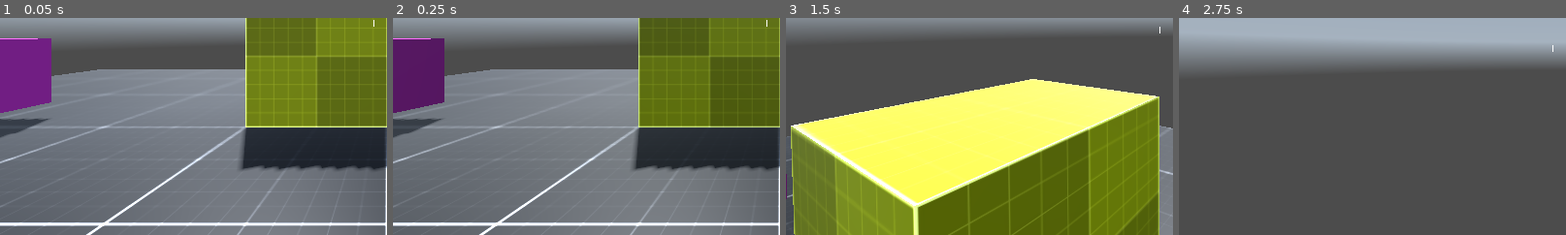
Above: before the commit, frames 1-4 (left to right).
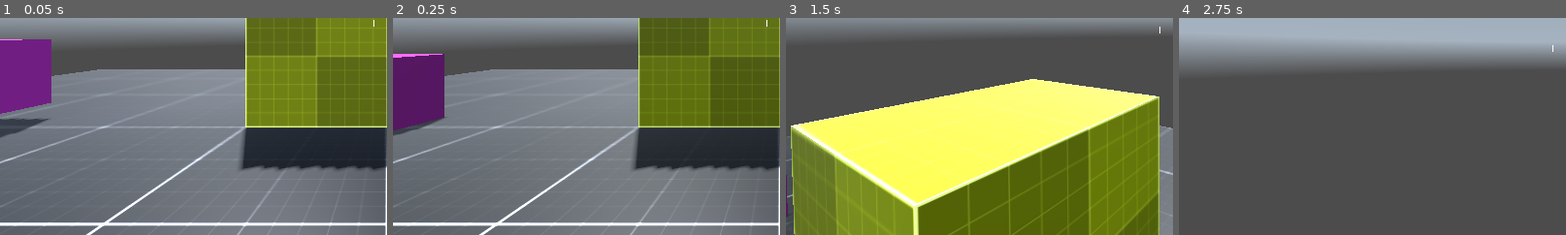
Above: after the commit, the same moments.

Repository: rafeeq-y/GameOff-Jam
Game: Godot game, scene res://levels/level_001.tscn
The game is run twice, just before and just after one commit, with the same random seed, the same clock (stepped at 60 frames per second) and the same inputs. A sky picture missing from this copy of the repository is replaced by a grey-blue gradient.
Inputs (mouse positions are % of the whole screen's width and height, from its top left):
- Up to frame 1 (0.05 s): no input
- Up to frame 2 (0.25 s): no input
- Up to frame 3 (1.5 s): tap Enter at 0.5 s; move the mouse to (55, 50) at 0.52 s; hold F (grab) 0.53-1.28 s; hold W (move_forward) from 0.53 s (still down); tap Space (jump) at 0.77 s; move the mouse to (45, 50) at 1.27 s; tap C (crouch) at 1.35 s
- Up to frame 4 (2.75 s): keep holding W (move_forward); tap Space (jump) at 1.52 s; tap F (grab) at 1.55 s; move the mouse to (52, 48) at 2.02 s; hold F (grab) from 2.03 s (still down); tap Q (dash) at 2.1 s
The pictures show only the part of the screen within x 0-50%, y 47-97%; the shares and areas given below are measured in that part.

The runs differ from the first frame. In frame 1, 0.1% of the frame differs, in the area x 0-14%, y 9-47%; in frame 2, 2.1%, in the area x 0-14%, y 9-55%; in frame 3, less than 0.1%; in frame 4, nothing differs.

Commit message:
initial framework for grab force

Diff:
--- a/characters/player/player.gd
+++ b/characters/player/player.gd
@@ -151,4 +151,4 @@
 
 func interact() -> void:
 	if interact_cast_result and interact_cast_result.has_user_signal("interacted"):
-		interact_cast_result.emit_signal("interacted")
+		interact_cast_result.emit_signal("interacted", $HoverObjectShapeCast.global_position)
--- /dev/null
+++ b/levels/grabbable_box.gd
@@ -0,0 +1,11 @@
+extends RigidBody3D
+
+
+# Called when the node enters the scene tree for the first time.
+func _ready() -> void:
+	pass # Replace with function body.
+
+
+# Called every frame. 'delta' is the elapsed time since the previous frame.
+func _process(delta: float) -> void:
+	pass
--- a/levels/level_001.tscn
+++ b/levels/level_001.tscn
@@ -1,9 +1,10 @@
-[gd_scene load_steps=18 format=3 uid="uid://b1yleqbb8tc7x"]
+[gd_scene load_steps=19 format=3 uid="uid://b1yleqbb8tc7x"]
 
 [ext_resource type="PackedScene" uid="uid://btv0a42cgxt8g" path="res://levels/WE_test.tscn" id="1_db21n"]
 [ext_resource type="Material" uid="uid://cn1gsy15bkaff" path="res://materials/grid.tres" id="2_x5xie"]
 [ext_resource type="Texture2D" uid="uid://ivvpsi314b34" path="res://textures/grid.jpg" id="3_yfwkt"]
 [ext_resource type="PackedScene" uid="uid://70hjdxyos8u" path="res://characters/player/player.tscn" id="4_liofc"]
+[ext_resource type="Script" path="res://levels/grabbable_box.gd" id="5_fayr5"]
 [ext_resource type="Script" path="res://scripts/interaction_component.gd" id="5_lsypu"]
 
 [sub_resource type="BoxMesh" id="BoxMesh_gd0ev"]
@@ -191,8 +192,9 @@
 
 [node name="Player" parent="." instance=ExtResource("4_liofc")]
 
-[node name="GrabbableBox" type="StaticBody3D" parent="."]
+[node name="GrabbableBox" type="RigidBody3D" parent="."]
 transform = Transform3D(0.999999, 0, 0, 0, 0.999999, 0, 0, 0, 0.999999, -5.76016, 0.738372, -3.94465)
+script = ExtResource("5_fayr5")
 
 [node name="CollisionShape3D" type="CollisionShape3D" parent="GrabbableBox"]
 shape = SubResource("BoxShape3D_v0vgn")
--- a/scripts/interaction_component.gd
+++ b/scripts/interaction_component.gd
@@ -16,17 +16,20 @@
 func out_of_range() -> void:
 	get_mesh().material_overlay = null
 
-func interacted() -> void:
+func interacted(target) -> void:
+	#TODO: set force direction of object to target
 	print("interacted")
+	print(target)
 
 func throw() -> void:
+	#use impulse
 	print("throw")
 
 
 func connect_parent() -> void:
 	parent.add_user_signal("focused")
 	parent.add_user_signal("unfocused")
-	parent.add_user_signal("interacted")
+	parent.add_user_signal("interacted",[{"name": "target","type": TYPE_VECTOR3}])
 	parent.add_user_signal("throw")
 	parent.connect("focused", Callable(self, "in_range"))
 	parent.connect("unfocused", Callable(self, "out_of_range"))
